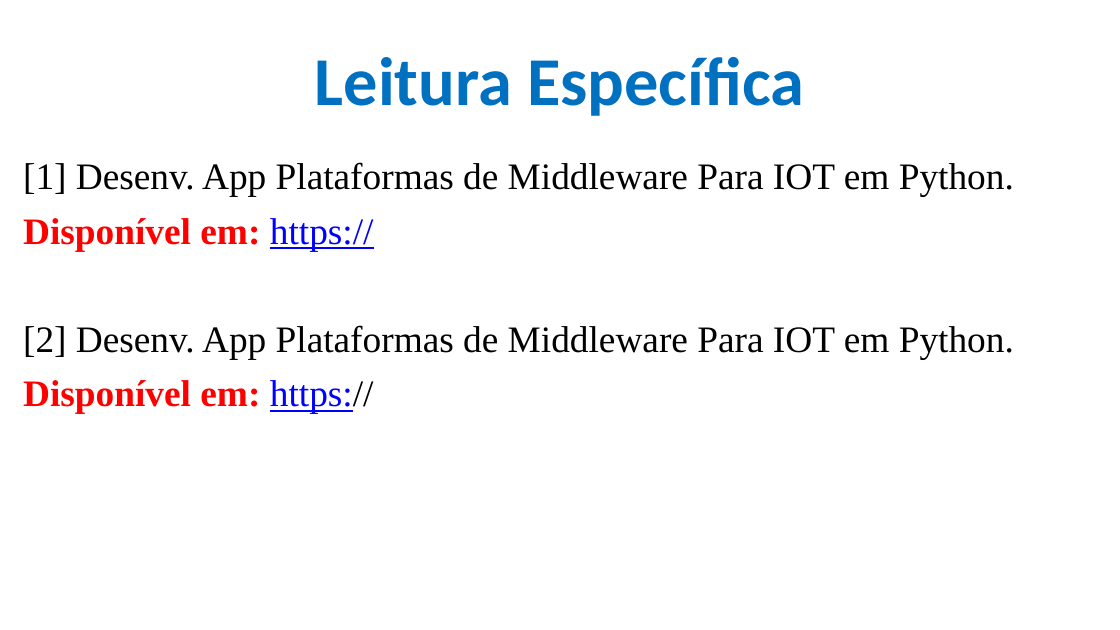
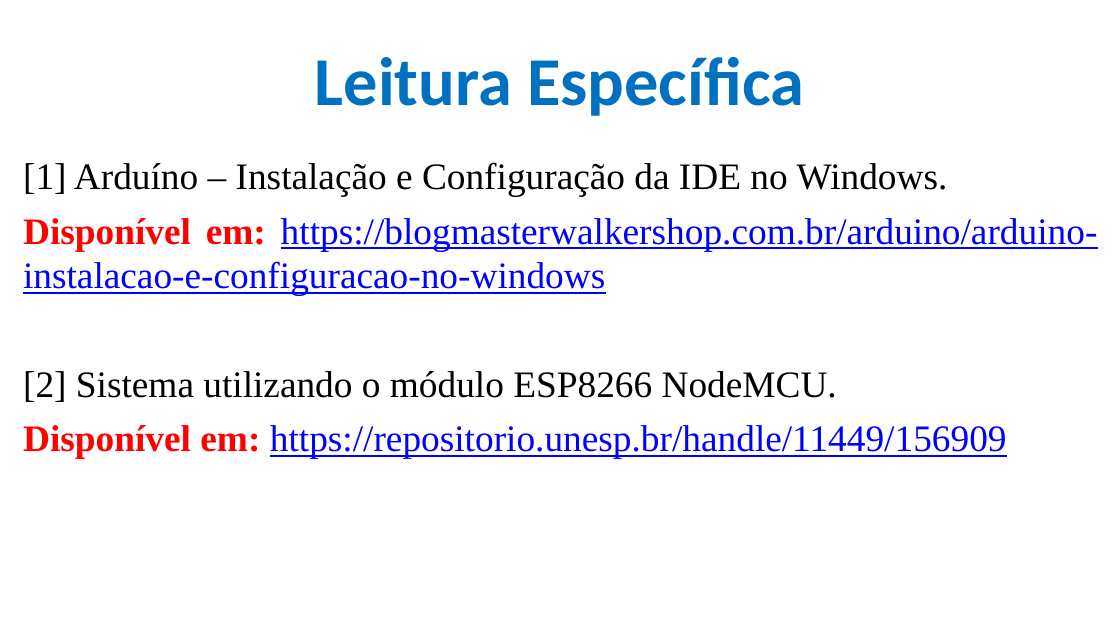
Before and after one commit to CloudEducationBrazil/WydenArea1AplicacaoCloudIndustria40Python, a slide deck: slide 20 of 01 Classes/Aula 05 - Aplicação Cloud Indústria 40 Python IoT Plataforma Nodemcu.pptx (slide 4 before the commit). Drawn at 1120x630 pixels with LibreOffice and Linux fonts; fonts in the diff are those of the drawing; background and template pictures are left out. Boxes give left, top, right and bottom in pixels: in the first picture for what was removed or moved away, otherwise in the second. Text is boxed around its words. In the diff, an @@ line names an element or a change of style, - is before the commit and + after.

Commit message:
ppt Aula 05 IoT Python 03042023

```diff
--- a/01 Classes/Aula 05 - Aplicação Cloud Indústria 40 Python IoT Plataforma Nodemcu.pptx
+++ b/01 Classes/Aula 05 - Aplicação Cloud Indústria 40 Python IoT Plataforma Nodemcu.pptx
@@ text at bbox=[23, 162, 1098, 458]: text changed; text colour #000000 to #0000FF @@
-[1] Desenv. App Plataformas de Middleware Para IOT em Python.
-Disponível em: https://
-[2] Desenv. App Plataformas de Middleware Para IOT em Python.
-Disponível em: https://
+[1] Arduíno – Instalação e Configuração da IDE no Windows.
+Disponível em: https://blogmasterwalkershop.com.br/arduino/arduino-instalacao-e-configuracao-no-windows
+[2] Sistema utilizando o módulo ESP8266 NodeMCU.
+Disponível em: https://repositorio.unesp.br/handle/11449/156909
```
Also in this commit, not shown: 5 other slides changed, 16 slides added.
